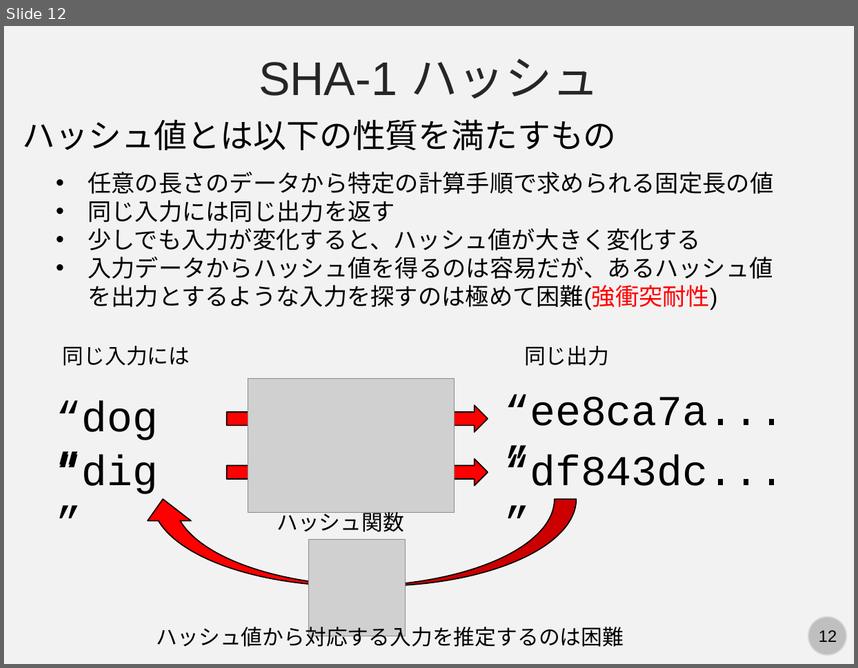
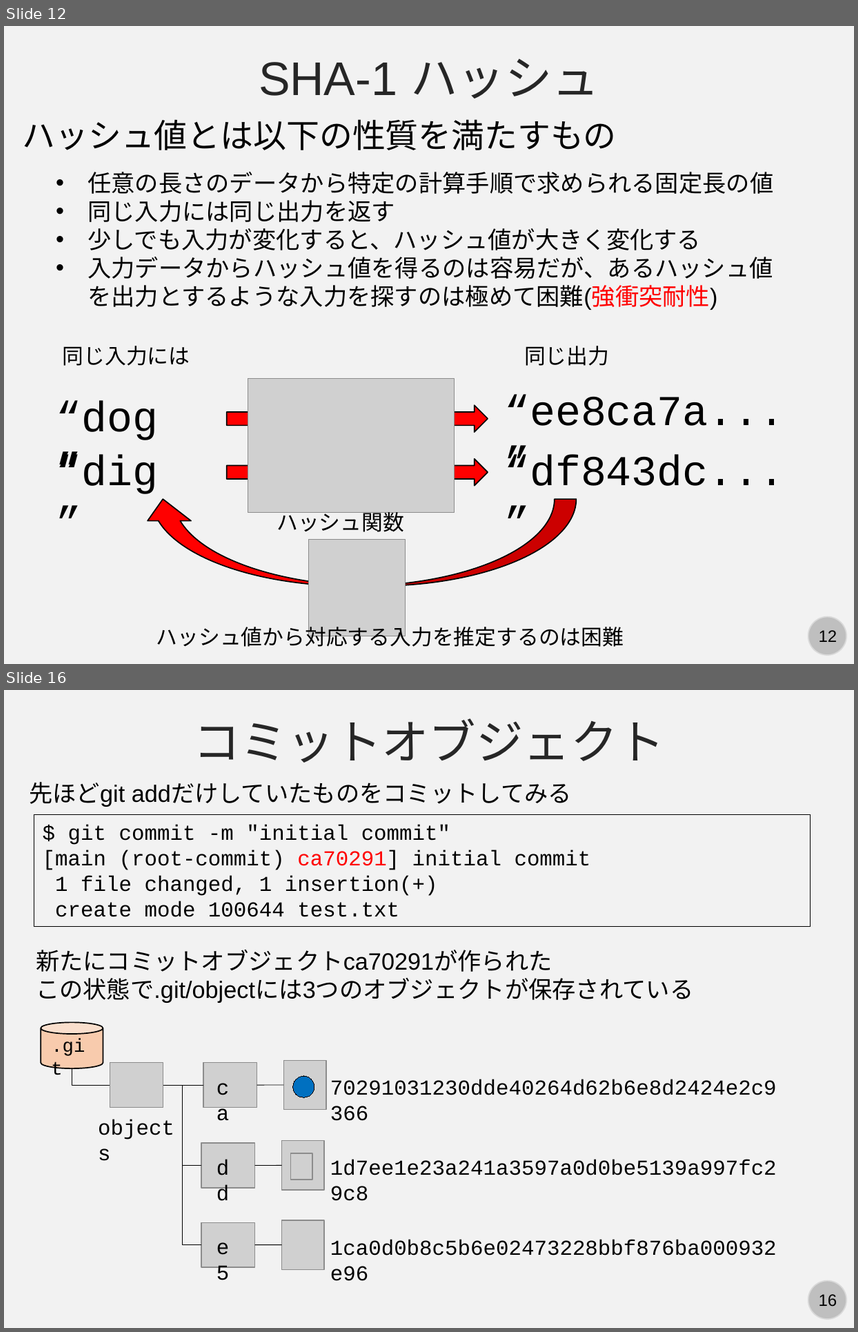
Before and after one commit to kaityo256/github, a slide deck: internals/fig/slide.pptx. Shown one above the other, each under a label of ours: slide 12 before the commit, slides 12 and 16 after it; the slides between them are not shown. The pictures are 858x668 and 858x1332 pixels, drawn with LibreOffice and Linux fonts; fonts in the diff are those of the drawing; grey boxes stand for pictures. Boxes give left, top, right and bottom in pixels: in the first picture for what was removed or moved away, otherwise in the second. Text is boxed around its words. In the diff, an @@ line names an element or a change of style, - is before the commit and + after.

```diff
--- a/internals/fig/slide.pptx
+++ b/internals/fig/slide.pptx
@@ slide 16 added at [4, 690, 854, 1328], background #F2F2F2; not listed: 2 template elements that a slide beside it also shows @@
@@ text added at [193, 718, 665, 762], 40 pt, text #262626 @@
+コミットオブジェクト
@@ text added at [29, 782, 572, 807], 20 pt, text #000000 @@
+先ほどgit addだけしていたものをコミットしてみる
@@ rectangle added at [34, 815, 810, 926], outline #000000 0.75 pt, 18 pt, text #000000 @@
+$ git commit -m "initial commit"
+[main (root-commit) ca70291] initial commit
+1 file changed, 1 insertion(+)
+create mode 100644 test.txt
@@ text added at [36, 949, 693, 1003], 20 pt, text #000000 @@
+新たにコミットオブジェクトca70291が作られた
+この状態で.git/objectには3つのオブジェクトが保存されている
@@ cylinder added at [41, 1023, 103, 1068], fill #F8CBAD, outline #000000 1 pt @@
@@ text added at [43, 1029, 102, 1061], 16 pt, text #000000 @@
+.git
@@ picture added at [283, 1060, 326, 1109] @@
@@ elbow line added from (72, 1068) to (110, 1085), #000000 0.5 pt @@
@@ picture added at [110, 1063, 163, 1107] @@
@@ picture added at [204, 1063, 257, 1107] @@
@@ text added at [208, 1069, 249, 1103], 18 pt, text #000000 @@
+ca
@@ ellipse added at [293, 1076, 314, 1097], fill #0070C0, outline #000000 0.75 pt @@
@@ text added at [322, 1069, 791, 1103], 18 pt, text #000000 @@
+70291031230dde40264d62b6e8d2424e2c9366
@@ line added from (163, 1085) to (204, 1085), #000000 0.5 pt @@
@@ elbow line added from (163, 1085) to (201, 1165), #000000 0.5 pt @@
@@ elbow line added from (163, 1085) to (201, 1244), #000000 0.5 pt @@
@@ line added from (283, 1085) to (257, 1085), #000000 0.5 pt @@
@@ text added at [90, 1109, 190, 1143], 18 pt, text #000000 @@
+objects
@@ picture added at [201, 1142, 254, 1187] @@
@@ picture added at [282, 1141, 324, 1190] @@
@@ text added at [208, 1149, 249, 1183], 18 pt, text #000000 @@
+dd
@@ line added from (282, 1165) to (254, 1165), #000000 0.5 pt @@
@@ picture added at [290, 1153, 312, 1180] @@
@@ text added at [322, 1149, 791, 1183], 18 pt, text #000000 @@
+1d7ee1e23a241a3597a0d0be5139a997fc29c8
@@ picture added at [201, 1222, 254, 1268] @@
@@ picture added at [282, 1220, 324, 1269] @@
@@ text added at [208, 1229, 249, 1263], 18 pt, text #000000 @@
+e5
@@ line added from (282, 1244) to (254, 1244), #000000 0.5 pt @@
@@ text added at [322, 1230, 791, 1264], 18 pt, text #000000 @@
+1ca0d0b8c5b6e02473228bbf876ba000932e96
```
Also in this commit, not shown: 1 slide changed, 23 other slides added, 4 other files.
